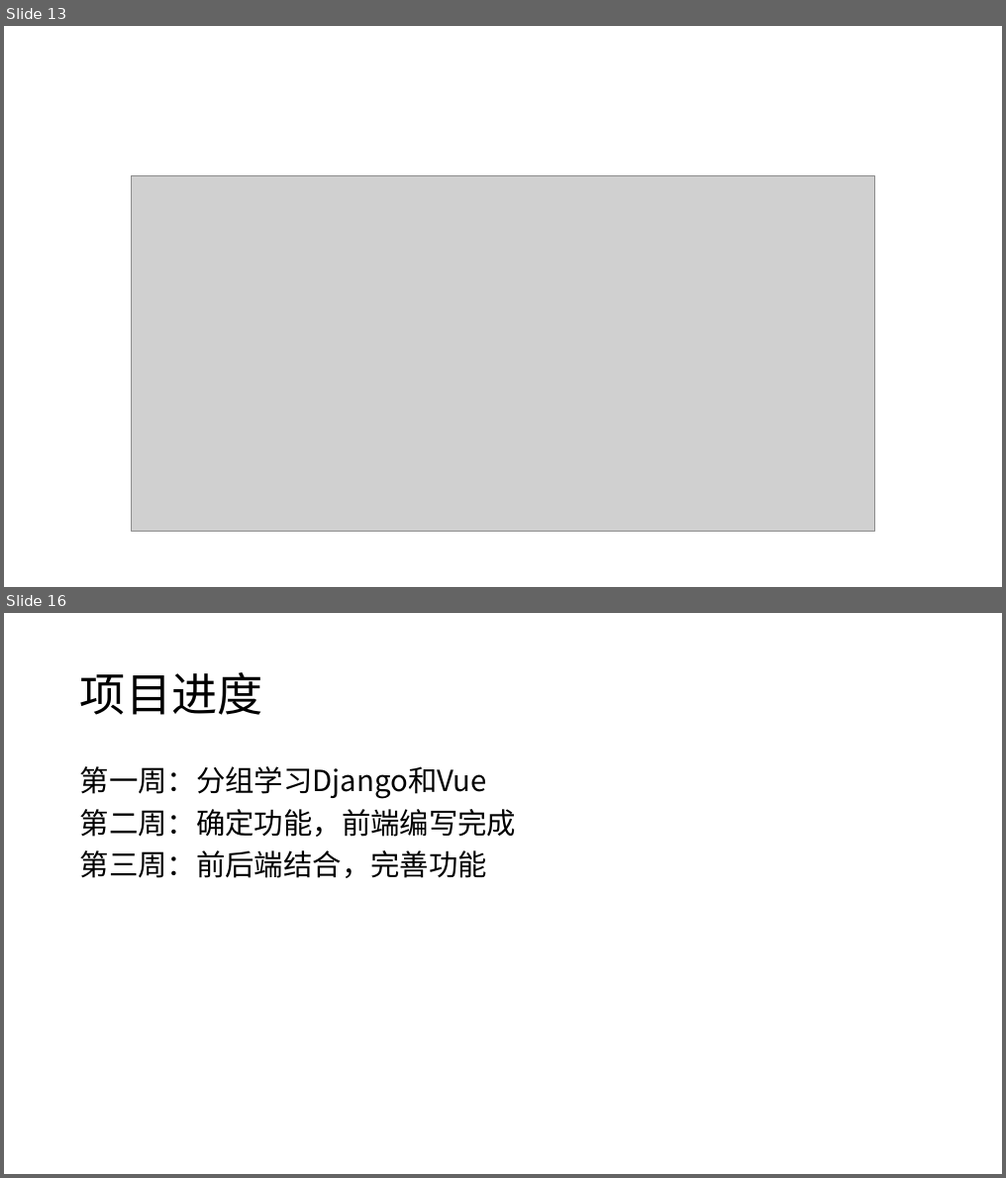
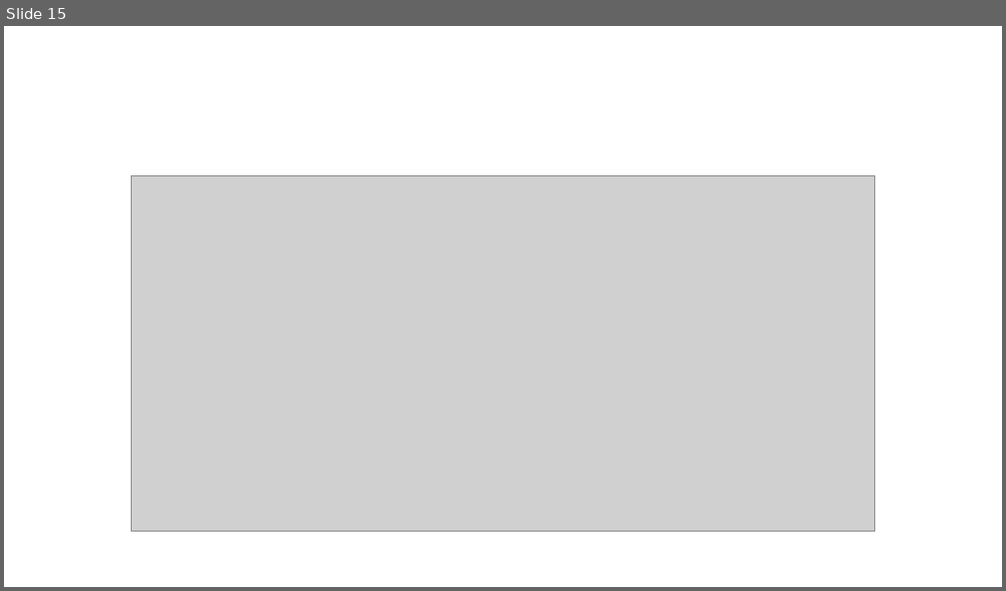
Before and after one commit to daxuliu/softwarelearn, a slide deck: 项目展示-1.pptx. Shown one above the other, each under a label of ours: slides 13 and 16 before the commit, slide 15 after it; the slides between them are not shown. The pictures are 1006x1178 and 1006x591 pixels, drawn with LibreOffice and Linux fonts; fonts in the diff are those of the drawing; grey boxes stand for pictures. Boxes give left, top, right and bottom in pixels: in the first picture for what was removed or moved away, otherwise in the second. Text is boxed around its words. In the diff, an @@ line names an element or a change of style, - is before the commit and + after.

```diff
--- a/项目展示-1.pptx
+++ b/项目展示-1.pptx
@@ slide 16 removed at (4, 613, 1002, 1174), background #FFFFFF @@
@@ title removed at (80, 672, 263, 715) @@
-项目进度
@@ text removed at (80, 766, 516, 878) @@
-第一周：分组学习Django和Vue
-第二周：确定功能，前端编写完成
-第三周：前后端结合，完善功能
@@ what was slide 13 is now slide 15 @@
```
Also in this commit, not shown: 1 slide changed, 2 slides added, 12 other slides removed.
